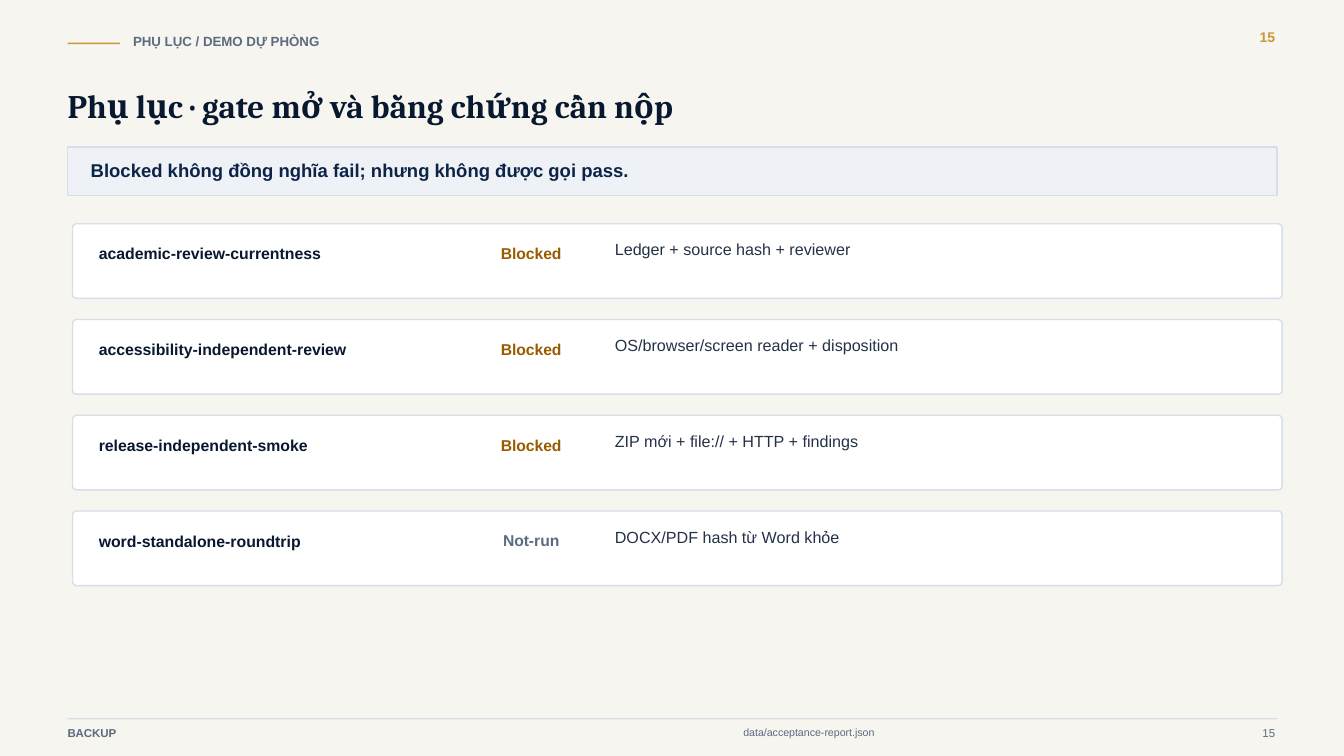
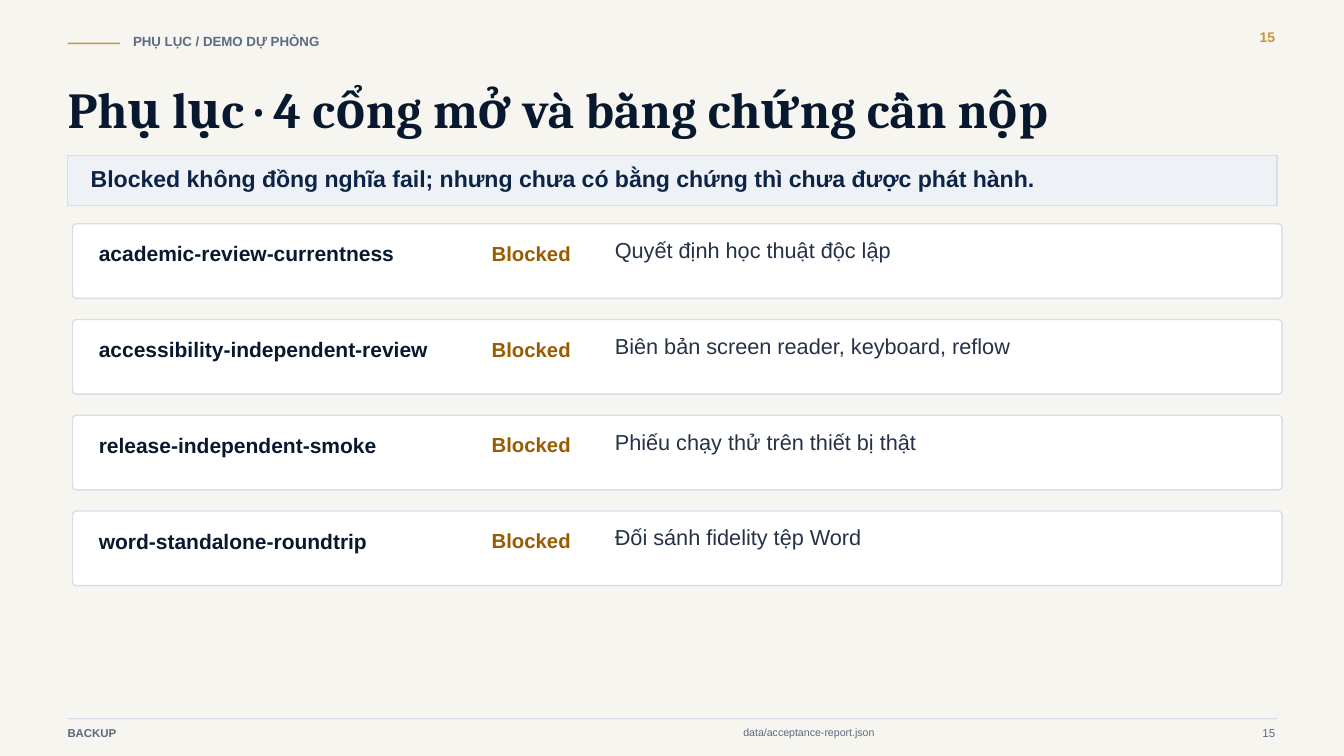
Before and after one commit to xuan2261/GiaoTrinhDienTu_CoHocLyThuyet, a slide deck: slide 15 of assets/designs/bao-cao-nghiem-thu-giao-trinh-dien-tu/bao-cao-nghiem-thu-giao-trinh-dien-tu.pptx. Drawn at 1344x756 pixels with LibreOffice and Linux fonts; fonts in the diff are those of the drawing. Boxes give left, top, right and bottom in pixels: in the first picture for what was removed or moved away, otherwise in the second. Text is boxed around its words. In the diff, an @@ line names an element or a change of style, - is before the commit and + after.

Commit message:
feat(presentation): harmonize 16-slide acceptance deck, web slides, and council handout
- Integrate 90-second system demo and Sim2 moment example into main deck
- Add A4 Council Handout Dossier formatted per Decree 30/2020/ND-CP
- Synchronize PPTX, PDF, Web Slides, Handout, and rehearsal scripts
- Fix font rendering on Windows and normalize PPTX package relationships
- Validate with 8/8 passing automated presentation contract tests

```diff
--- a/assets/designs/bao-cao-nghiem-thu-giao-trinh-dien-tu/bao-cao-nghiem-thu-giao-trinh-dien-tu.pptx
+++ b/assets/designs/bao-cao-nghiem-thu-giao-trinh-dien-tu/bao-cao-nghiem-thu-giao-trinh-dien-tu.pptx
@@ text at [273, 92, 575, 129]: text changed; size 23.5 to 36 pt @@
-Phụ lục · gate mở và bằng chứng cần nộp
+Phụ lục · 4 cổng mở và bằng chứng cần nộp
@@ rectangle: place and size @@
-rectangle at [68, 147, 1277, 196]
+rectangle at [68, 155, 1277, 206]
@@ text at [91, 169, 1034, 192]: text changed; size 13.2 to 16.5 pt @@
-Blocked không đồng nghĩa fail; nhưng không được gọi pass.
+Blocked không đồng nghĩa fail; nhưng chưa có bằng chứng thì chưa được phát hành.
@@ text at [615, 241, 891, 263]: text changed; size 11.5 to 15.5 pt @@
-Ledger + source hash + reviewer
+Quyết định học thuật độc lập
@@ text at [615, 338, 1010, 359]: text changed; size 11.5 to 15.5 pt @@
-OS/browser/screen reader + disposition
+Biên bản screen reader, keyboard, reflow
@@ size 11.3 to 15 pt in 4 elements at [99, 245, 394, 262], [99, 341, 428, 362], [99, 533, 367, 553], [99, 437, 376, 457] @@
@@ size 11.2 to 14.5 pt in 3 elements at [492, 246, 571, 262], [492, 342, 571, 358], [492, 437, 571, 453] @@
@@ text at [615, 433, 916, 454]: text changed; size 11.5 to 15.5 pt @@
-ZIP mới + file:// + HTTP + findings
+Phiếu chạy thử trên thiết bị thật
@@ text at [492, 533, 571, 549]: text changed; size 11.2 to 14.5 pt; text colour #5B6B80 to #9A5B00 @@
-Not-run
+Blocked
@@ text at [615, 528, 861, 550]: text changed; size 11.5 to 15.5 pt @@
-DOCX/PDF hash từ Word khỏe
+Đối sánh fidelity tệp Word
```
Also in this commit, not shown: 11 other slides changed, 4 slides added, 4 slides removed, 23 other files.
